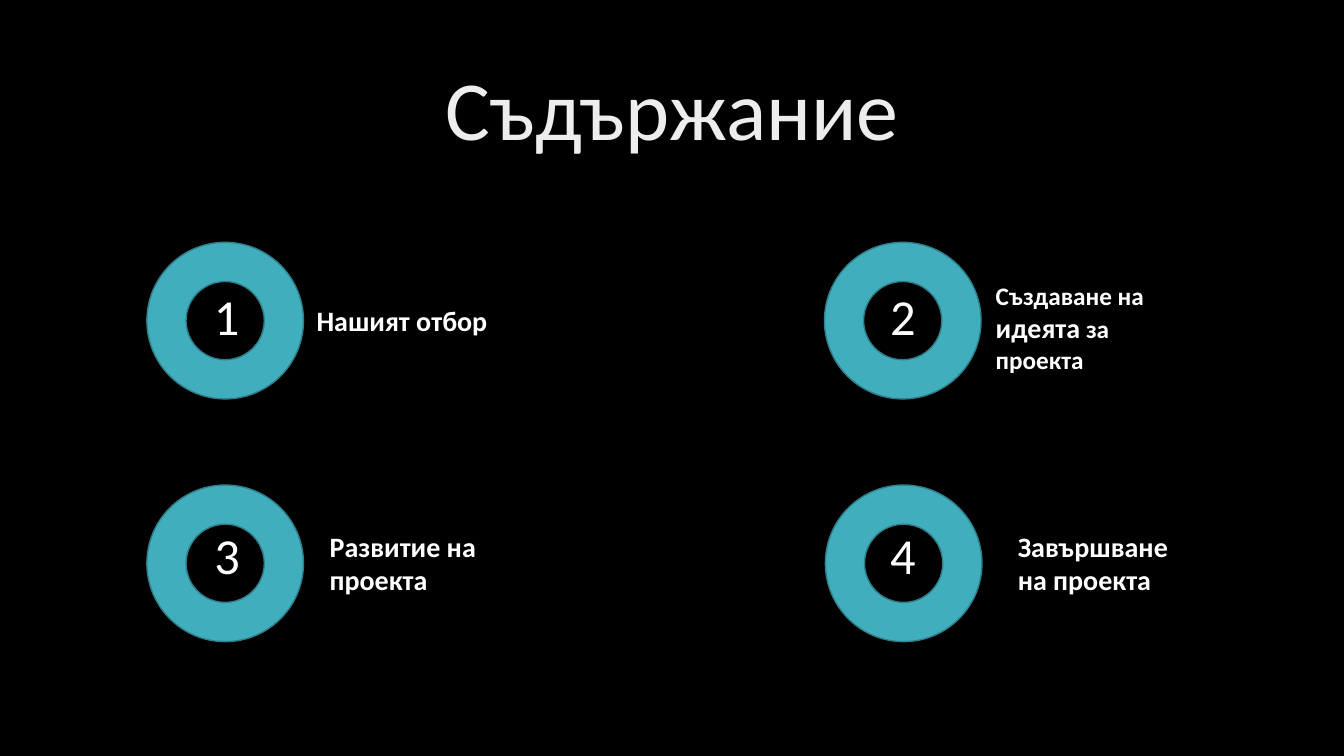
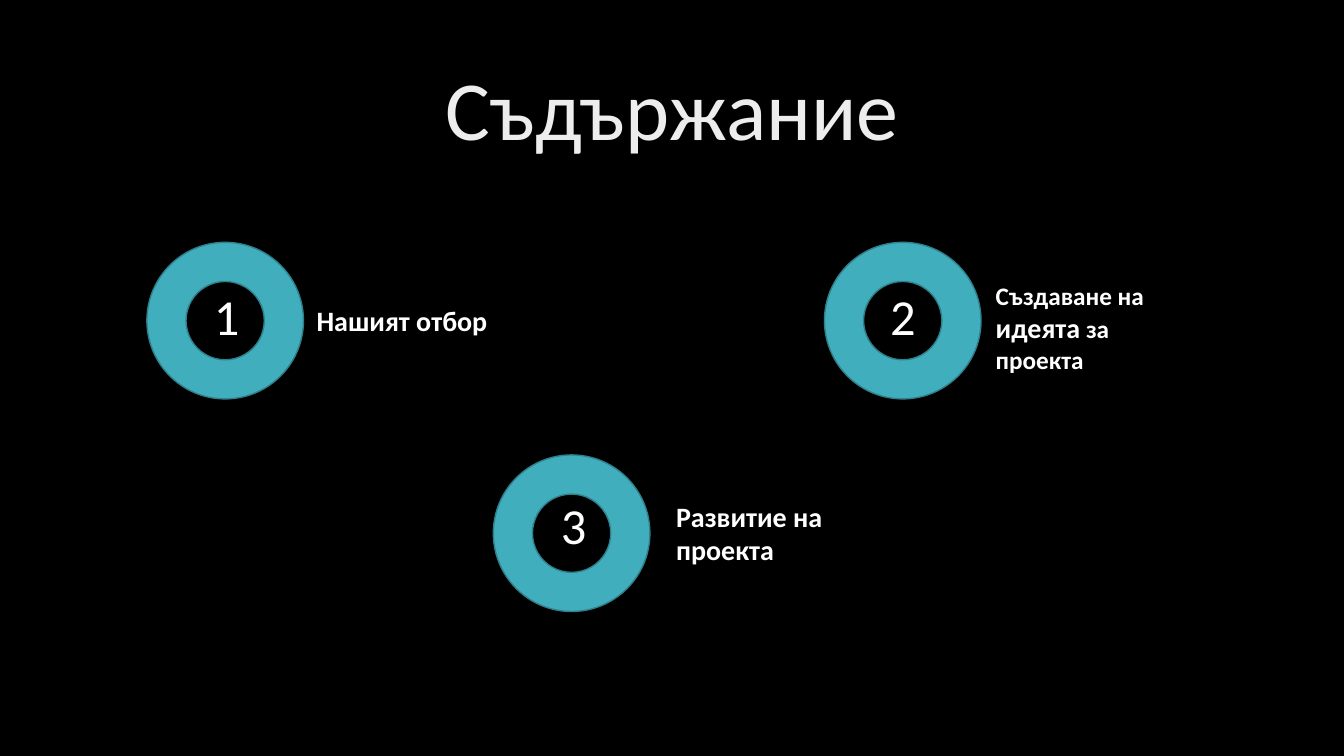
Before and after one commit to EGGeorgieva21/Hangman-project-2022, a slide deck: slide 2 of documentation/presentation.pptx. Drawn at 1344x756 pixels with LibreOffice and Linux fonts; fonts in the diff are those of the drawing; background and template pictures are left out. Boxes give left, top, right and bottom in pixels: in the first picture for what was removed or moved away, otherwise in the second. Text is boxed around its words. In the diff, an @@ line names an element or a change of style, - is before the commit and + after.

```diff
--- a/documentation/presentation.pptx
+++ b/documentation/presentation.pptx
@@ 2 texts, 1 donut: place and size @@
-2 texts, 1 donut at [147, 485, 476, 641]
+2 texts, 1 donut at [493, 455, 822, 611]
@@ donut removed at [826, 485, 982, 641] @@
@@ text removed at [1018, 538, 1168, 595] @@
-Завършване на проекта
@@ text removed at [890, 541, 916, 574] @@
-4
```
Also in this commit, not shown: 7 other slides changed, 2 slides added, 1 slide removed.
